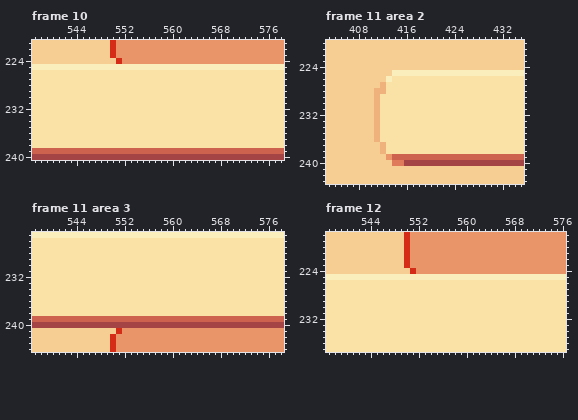
One commit to this pixel-art file: AsepriteFiles/UI/UI_Playground.aseprite. The picture above is the old version.
640x640 pixels, 18 frames. Colours within 5 levels of each other are drawn and written as one. Shown: frame 10: x 537..578, y 221..240; frame 11 area 2: x 403..435, y 220..243; frame 11 area 3: x 537..578, y 225..244; frame 12: x 537..576, y 218..237. The old version is drawn lined up with the new one, on the new canvas. The commit also changed other frames or places, which this record leaves out.
Once edited:
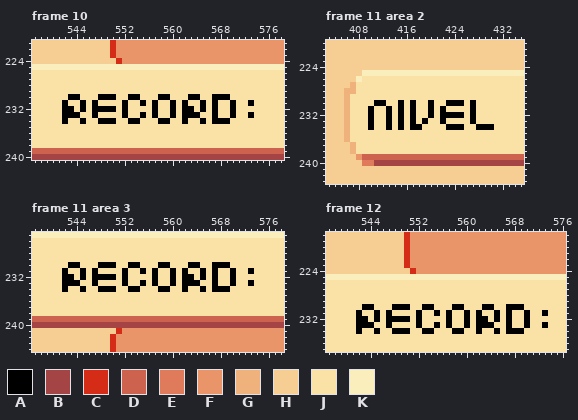
Palette (. is transparent): A #000000  B #a54444  C #d42c16  D #cd634f  E #df7b5a  F #ea9569  G #f0b27d  H #f6ce94  J #fae2a6  K #fbeebd
What changed:
canvas 640x640 -> 900x640
Frame 10:
y 230: x 543..544 JJ -> AA; x 548..550 JJJ -> AAA; x 553..554 JJ -> AA; x 558..559 JJ -> AA; x 563..564 JJ -> AA; x 567..569 JJJ -> AAA
y 231: x 542 J -> A; x 545 J -> A; x 547 J -> A; x 552 J -> A; x 555 J -> A; x 557 J -> A; x 560 J -> A; x 562 J -> A; x 565 J -> A; x 567 J -> A; x 570 J -> A; x 573 J -> A
y 232: x 542..543 JJ -> AA; x 545 J -> A; x 547..550 JJJJ -> AAAA; x 552 J -> A; x 557 J -> A; x 560 J -> A; x 562..563 JJ -> AA; x 565 J -> A; x 567 J -> A; x 570 J -> A
y 233: x 542..544 JJJ -> AAA; x 547 J -> A; x 552 J -> A; x 555 J -> A; x 557 J -> A; x 560 J -> A; x 562..564 JJJ -> AAA; x 567 J -> A; x 570 J -> A; x 573 J -> A
y 234: x 542 J -> A; x 545 J -> A; x 548..550 JJJ -> AAA; x 553..554 JJ -> AA; x 558..559 JJ -> AA; x 562 J -> A; x 565 J -> A; x 567..569 JJJ -> AAA
Frame 11 area 2:
y 225: x 409..413 HHHHH -> KKKKK
y 226: x 408..413 HHHHHK -> KJJJJJ
y 227: x 407..412 HHHHHG -> GJJJJJ
y 228: x 406..412 HHHHHGG -> GGJJJJJ
y 229: x 406..411 HHHHHG -> GJJJJJ
y 230: x 406..412 HHHHHGJ -> GJJJJAA; x 415 J -> A; x 417 J -> A; x 420 J -> A; x 423..425 JJJ -> AAA; x 427 J -> A
y 231: x 406..411 HHHHHG -> GJJJAJ; x 413 J -> A; x 415 J -> A; x 417 J -> A; x 420 J -> A; x 422 J -> A; x 427 J -> A
y 232: x 406..411 HHHHHG -> GJJJAJ; x 413 J -> A; x 415 J -> A; x 417 J -> A; x 420 J -> A; x 422..425 JJJJ -> AAAA; x 427 J -> A
y 233: x 406..411 HHHHHG -> GJJJAJ; x 413 J -> A; x 415 J -> A; x 417 J -> A; x 419 J -> A; x 422 J -> A; x 427 J -> A
y 234: x 406..411 HHHHHG -> GJJJAJ; x 413 J -> A; x 415 J -> A; x 417..418 JJ -> AA; x 423..425 JJJ -> AAA; x 428..430 JJJ -> AAA
y 235..236: x 406..411 HHHHHG -> GJJJJJ
y 237..238: x 407..412 HHHHHG -> GJJJJJ
y 239: x 408..413 HHHHHF -> FDDDDD
y 240: x 409..415 HHHHHEE -> EEBBBBB
Frame 11 area 3: the same change as frame 10
Frame 12: the same change as frame 10
Changed places in both pictures, as pixel boxes (x1, y1, x2, y2):
changed: (62, 94, 254, 124)
changed: (344, 70, 494, 166)
changed: (62, 262, 254, 292)
changed: (356, 304, 548, 334)
